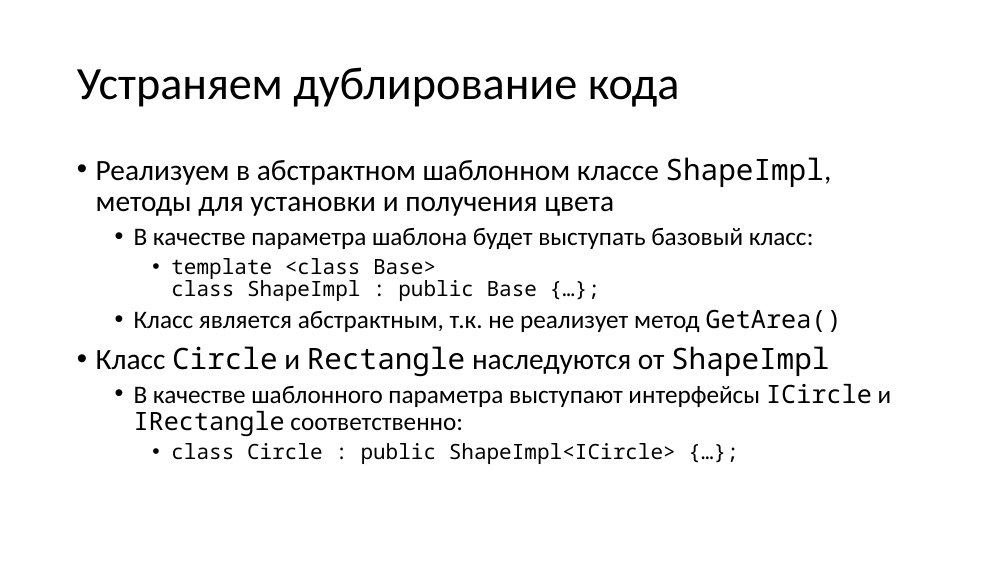
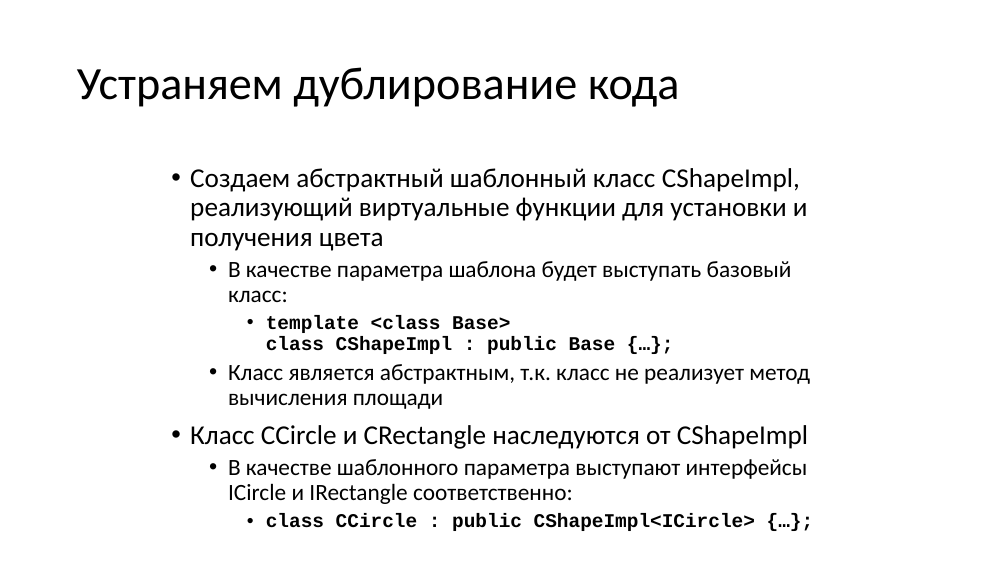
Before and after one commit to alexey-malov/oop, a slide deck: slide 59 of lectures/06/Обобщенное программирование, шаблоны.pptx (slide 60 before the commit). Drawn at 1008x567 pixels with LibreOffice and Linux fonts; fonts in the diff are those of the drawing. Boxes give left, top, right and bottom in pixels: in the first picture for what was removed or moved away, otherwise in the second. Text is boxed around its words. In the diff, an @@ line names an element or a change of style, - is before the commit and + after.

```diff
--- a/lectures/06/Обобщенное программирование, шаблоны.pptx
+++ b/lectures/06/Обобщенное программирование, шаблоны.pptx
@@ text "Создаем абстрактный шаблонный класс CShapeImpl, ..." moved from (x1=96, y1=157, x2=892, y2=464) to (x1=190, y1=168, x2=810, y2=531) @@
@@ text at (x1=190, y1=168, x2=808, y2=251): text changed; size 28 to 25.9 pt @@
-• Реализуем в абстрактном шаблонном классе ShapeImpl, методы для установки и получения цвета
+• Создаем абстрактный шаблонный класс CShapeImpl, реализующий виртуальные функции для установки и получения цвета
@@ text at (x1=228, y1=261, x2=808, y2=504): size 24 to 22.2 pt in "В качестве параметра шаблона будет выступать базовый ...", "В качестве шаблонного параметра выступают интерфейсы IСircle ..."; font Noto Sans Mono to Calibri in "IСircle IRectangle" @@
@@ text at (x1=190, y1=315, x2=810, y2=449): text changed; size 24 to 22.2 pt; font Noto Sans Mono to Calibri @@
-    • template <class Base>
-      class ShapeImpl : public Base {…};
-  • Класс является абстрактным, т.к. не реализует метод GetArea()
-• Класс Circle и Rectangle наследуются от ShapeImpl
+    • template <class Base>
+      class CShapeImpl : public Base {…};
+  • Класс является абстрактным, т.к. класс не реализует метод вычисления площади
+• Класс CCircle и CRectangle наследуются от CShapeImpl
@@ text at (x1=266, y1=514, x2=755, y2=531): text changed; size 20 to 18.5 pt; font Noto Sans Mono to Courier New; bold on @@
-    • class Circle : public ShapeImpl<ICircle> {…};
+    • class CCircle : public CShapeImpl<ICircle> {…};
```
Also in this commit, not shown: 15 other slides changed, 4 slides added, 5 slides removed, 6 other files.
